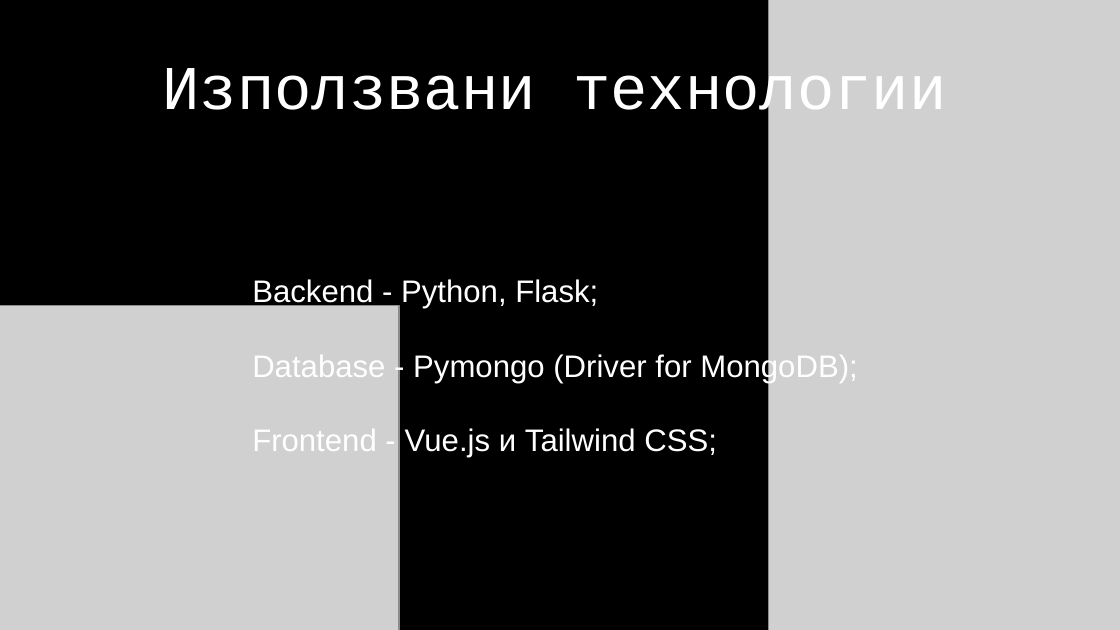
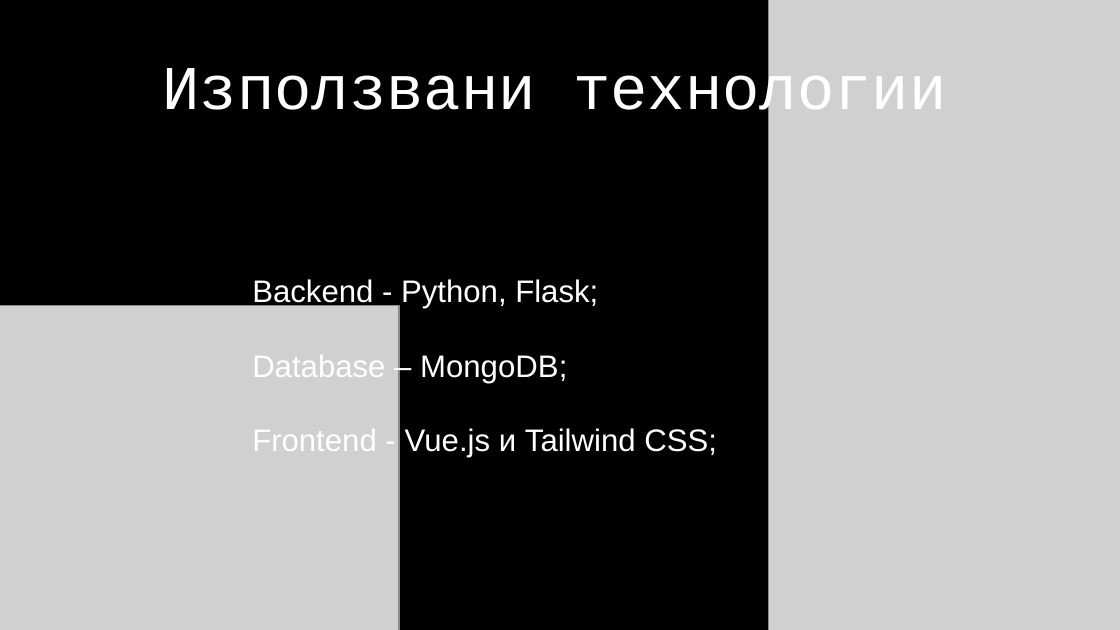
Before and after one commit to KrisD16/HackTUES128velit, a slide deck: slide 5 of presentation_hacktues.pptx. Drawn at 1120x630 pixels with LibreOffice and Linux fonts; fonts in the diff are those of the drawing; grey boxes stand for pictures; background and template pictures are left out. Boxes give left, top, right and bottom in pixels: in the first picture for what was removed or moved away, otherwise in the second. Text is boxed around its words. In the diff, an @@ line names an element or a change of style, - is before the commit and + after.

```diff
--- a/presentation_hacktues.pptx
+++ b/presentation_hacktues.pptx
@@ text at (252,355,567,383): text changed @@
-Database - Pymongo (Driver for MongoDB);
+Database – MongoDB;
```
Also in this commit, not shown: 4 other slides changed, 1 slide added.
